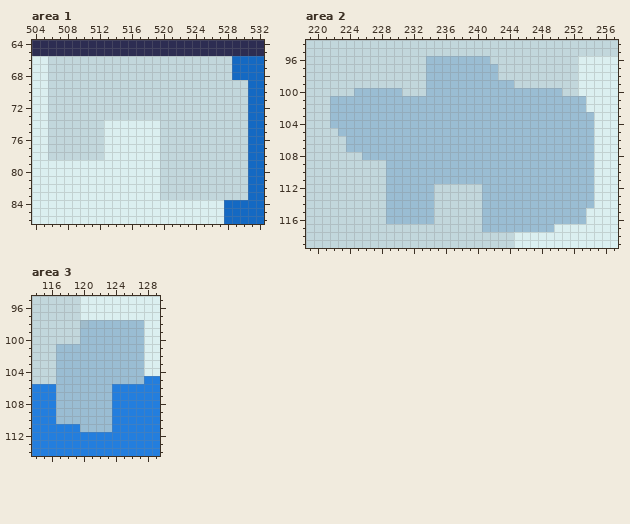
Pixel-art file: Assets/Aseprite/RoughBG9.aseprite. Above, as it was before the edit.
1280x800 pixels, 1 frame. Colours within 5 levels of each other are drawn and written as one. Shown: area 1: x 504..532, y 64..86; area 2: x 219..257, y 94..119; area 3: x 114..129, y 95..114. The commit also changed other parts of the picture, which this record leaves out.
And afterwards:
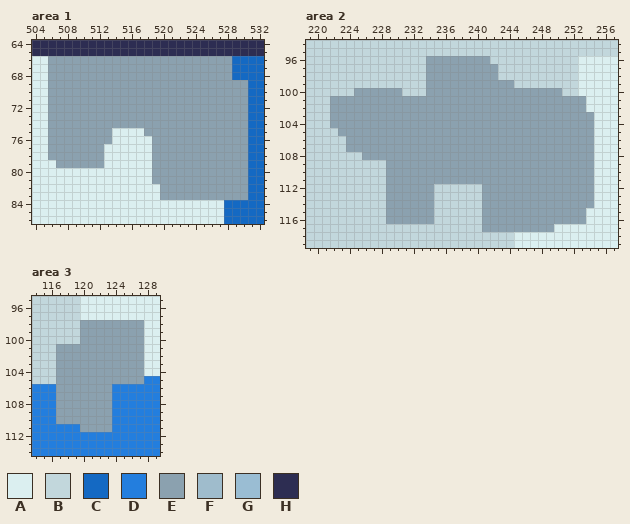
Palette (. is transparent): A #dbeff0  B #c2d7dc  C #1469c3  D #237ede  E #8ba1af  F #9fbccc  G #9abdd3  H #2d2d52
Diff:
Area 1:
Colour A becomes colour E in row 74 at x 513 to 519; in row 75 at x 513 and 518 to 519; in row 76 at x 513 and 519; in rows 77 to 78 at x 519; in row 79 at x 507 to 512 and 519; in rows 80 to 81 at x 519.
Colour B becomes colour E in rows 66 to 68 at x 506 to 528; in rows 69 to 73 at x 506 to 530; in rows 74 to 78 at x 506 to 512 and 520 to 530; in rows 79 to 83 at x 520 to 530.
Area 2:
Colour G becomes colour E in row 96 at x 234 to 241; in rows 97 to 98 at x 234 to 242; in row 99 at x 234 to 244; in row 100 at x 225 to 230 and 234 to 250; in rows 101 to 102 at x 222 to 253; in rows 103 to 104 at x 222 to 254.
Colour G becomes colour E in row 105 at x 223 to 254; in rows 106 to 107 at x 224 to 254; in row 108 at x 226 to 254; in rows 109 to 111 at x 229 to 254; in rows 112 to 114 at x 229 to 234 and 241 to 254; in rows 115 to 116 at x 229 to 234 and 241 to 253.
Colour G becomes colour E in row 117 at x 241 to 249.
Area 3:
Colour F becomes colour E in row 98 at x 120.
Colour G becomes colour E in row 98 at x 121 to 127; in rows 99 to 100 at x 120 to 127; in rows 101 to 105 at x 117 to 127; in rows 106 to 110 at x 117 to 123; in row 111 at x 120 to 123.
